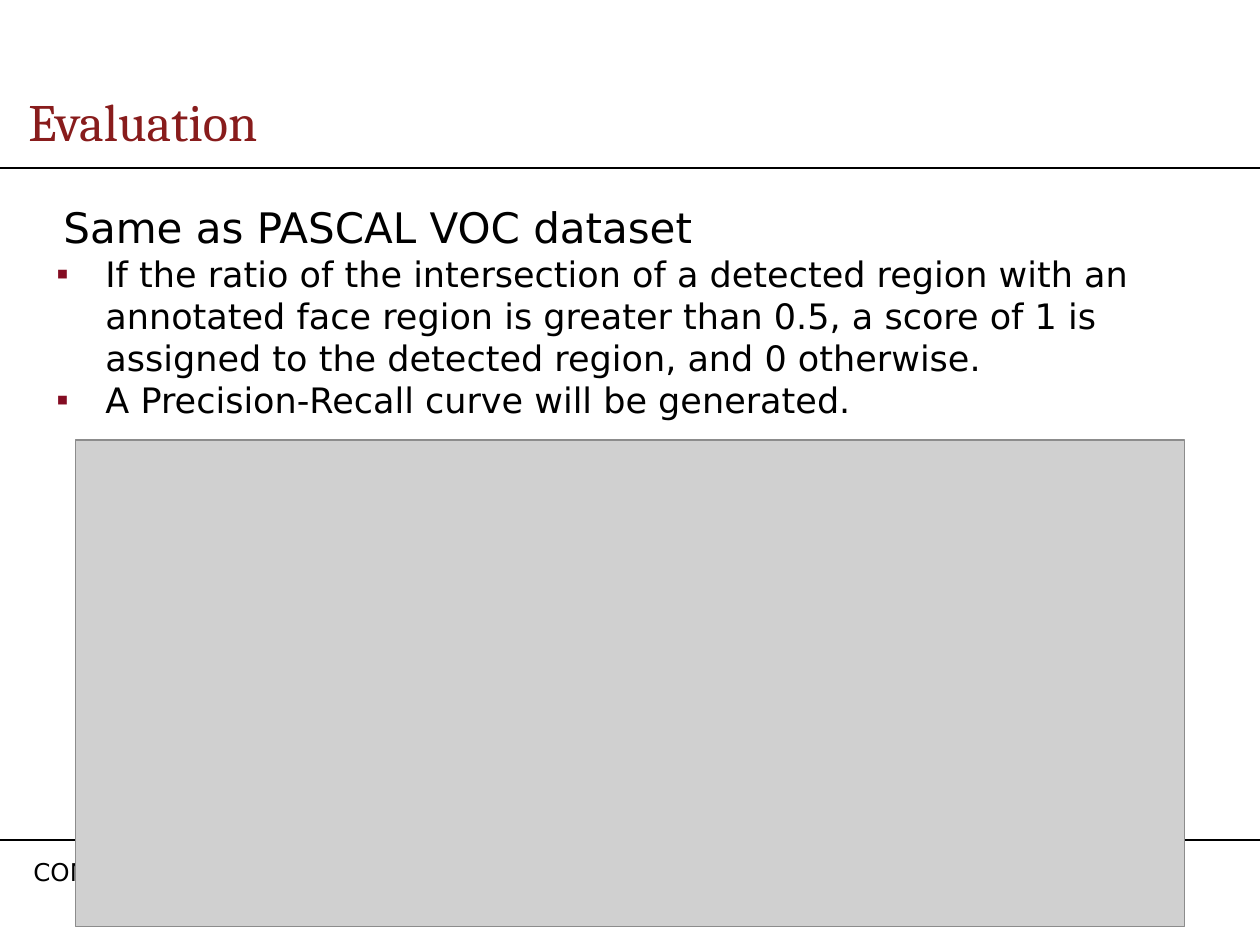
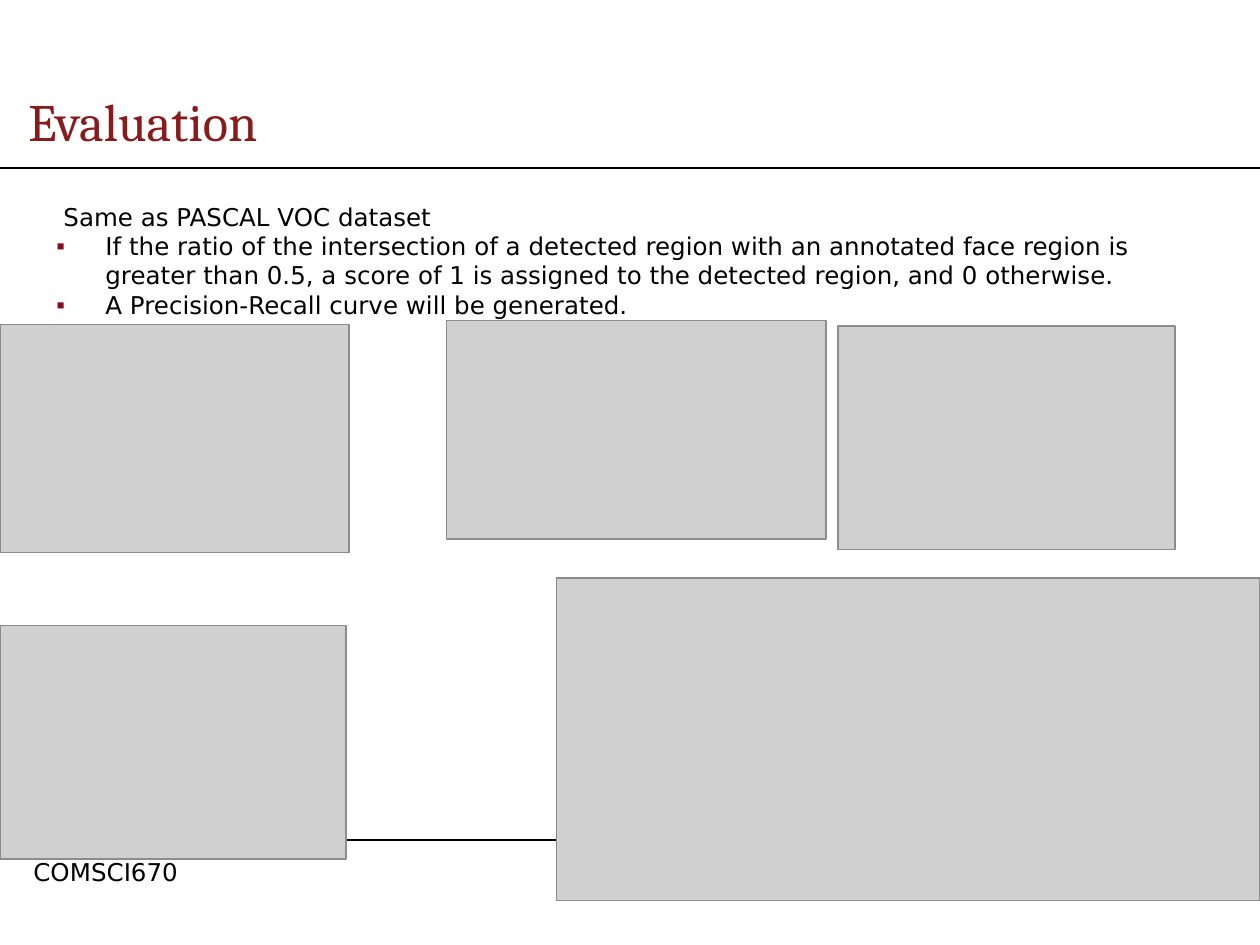
Before and after one commit to whsong/faceDetection, a slide deck: slide 4 of documents/faceDetection_PPT1 .pptx. Drawn at 1260x945 pixels with LibreOffice and Linux fonts; fonts in the diff are those of the drawing; grey boxes stand for pictures; background and template pictures are left out. Boxes give left, top, right and bottom in pixels: in the first picture for what was removed or moved away, otherwise in the second. Text is boxed around its words. In the diff, an @@ line names an element or a change of style, - is before the commit and + after.

```diff
--- a/documents/faceDetection_PPT1 .pptx
+++ b/documents/faceDetection_PPT1 .pptx
@@ text "Same as PASCAL VOC dataset" at [63, 207, 1129, 319]: size 24 to 14 pt in "Same as PASCAL VOC dataset"; size 20 to 14 pt in "If the ratio of the intersection of ...", "A Precision-Recall curve will be generated." @@
@@ picture added at [0, 325, 349, 552] @@
@@ picture added at [446, 320, 825, 538] @@
@@ picture added at [838, 326, 1174, 551] @@
@@ picture: place and size @@
-picture at [76, 440, 1184, 926]
+picture at [557, 578, 1260, 901]
@@ picture added at [0, 625, 346, 858] @@
@@ page number removed at [1168, 859, 1184, 887] @@
-4
```
Also in this commit, not shown: 1 other slide changed, 1 slide removed.
